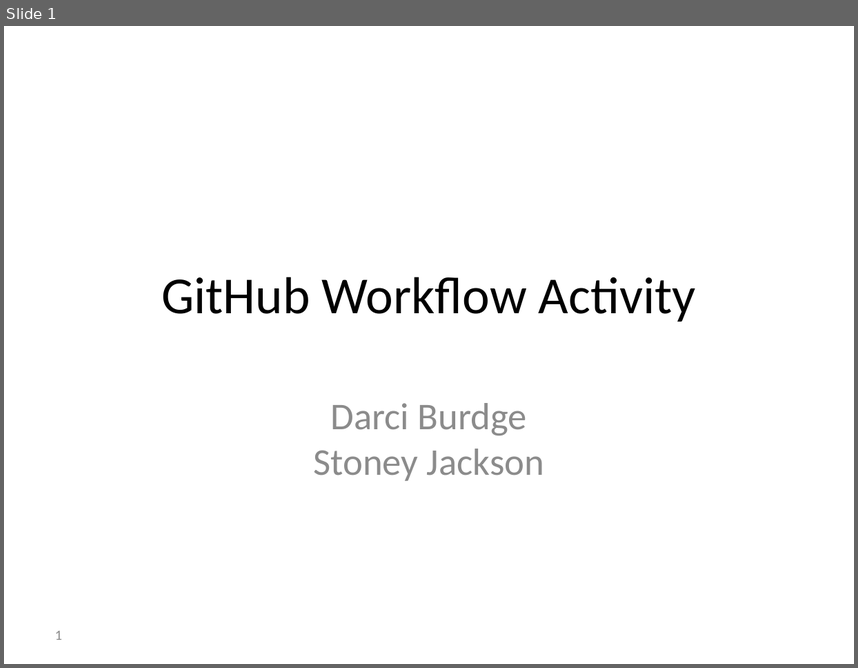
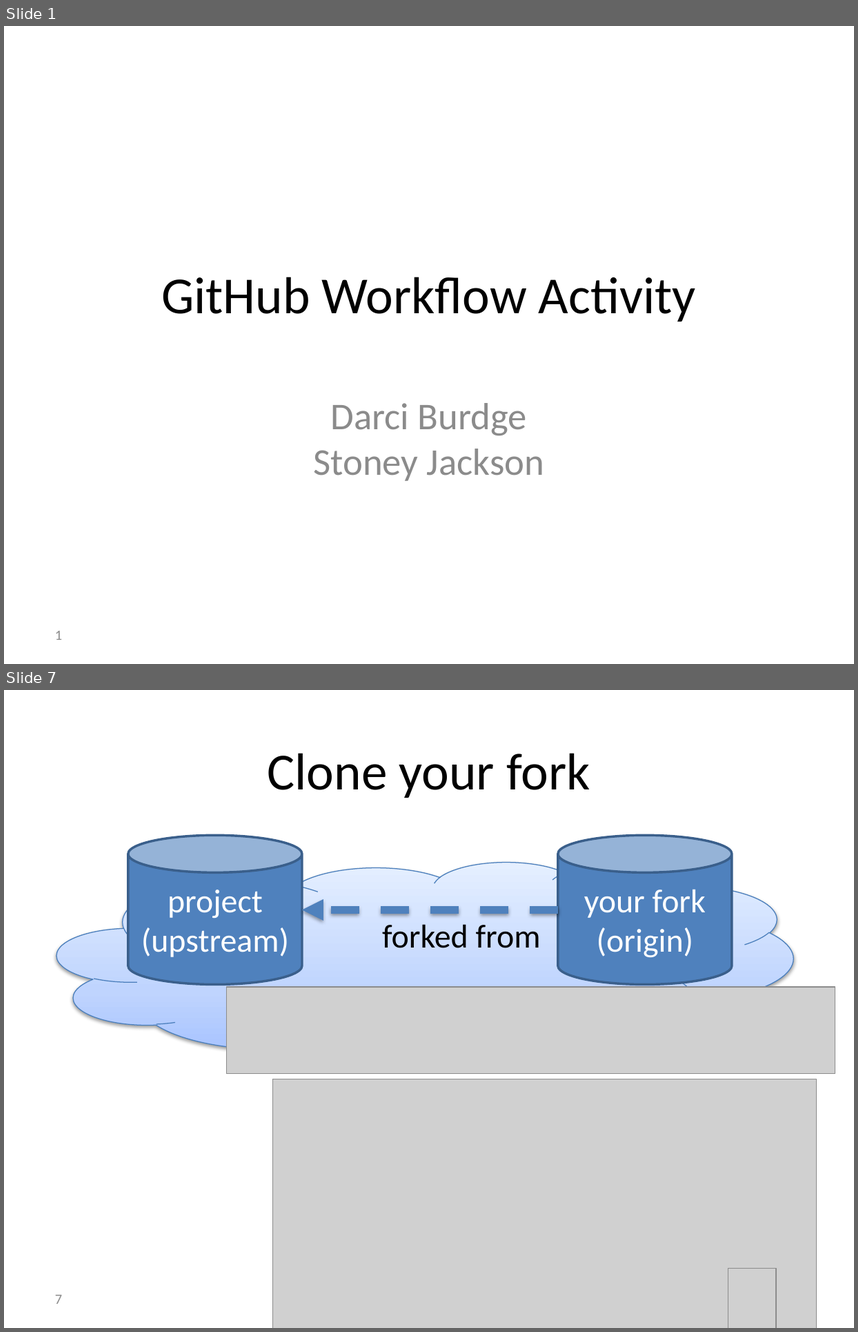
Before and after one commit to foss2serve/github-workflow-activity, a slide deck: presentation.pptx. Shown one above the other, each under a label of ours: slide 1 before the commit, slides 1 and 7 after it; the slides between them are not shown. The pictures are 858x668 and 858x1332 pixels, drawn with LibreOffice and Linux fonts; fonts in the diff are those of the drawing; grey boxes stand for pictures; background and template pictures are left out. Boxes give left, top, right and bottom in pixels: in the first picture for what was removed or moved away, otherwise in the second. Text is boxed around its words. In the diff, an @@ line names an element or a change of style, - is before the commit and + after.

```diff
--- a/presentation.pptx
+++ b/presentation.pptx
@@ slide 7 added at (x1=4, y1=690, x2=854, y2=1328), background #FFFFFF @@
@@ title added at (x1=268, y1=753, x2=590, y2=798), 44 pt, text #000000 @@
+Clone your fork
@@ cylinder added at (x1=128, y1=836, x2=302, y2=984), fill #4F81BD, outline #3A5F8C 2 pt, 28 pt, text #FFFFFF @@
+project
+(upstream)
@@ cylinder added at (x1=558, y1=836, x2=733, y2=984), fill #4F81BD, outline #3A5F8C 2 pt, 28 pt, text #FFFFFF @@
+your fork
+(origin)
@@ cloud added at (x1=56, y1=862, x2=793, y2=1061), fill gradient #A4C4FF to #BFD4FF to #E6EEFF, outline #4B7EBC 0.75 pt @@
@@ arrow added from (558, 909) to (302, 909), #4F81BD 6 pt dashed @@
@@ text added at (x1=382, y1=924, x2=541, y2=948), 28 pt, text #000000 @@
+forked from
@@ picture added at (x1=227, y1=987, x2=835, y2=1074) @@
@@ picture added at (x1=272, y1=1078, x2=816, y2=1328) @@
@@ picture added at (x1=728, y1=1268, x2=776, y2=1328) @@
@@ page number added at (x1=55, y1=1294, x2=62, y2=1303), 12 pt, text #8C8C8C @@
+7
```
Also in this commit, not shown: 20 slides changed, 32 other slides added, 26 slides removed.
